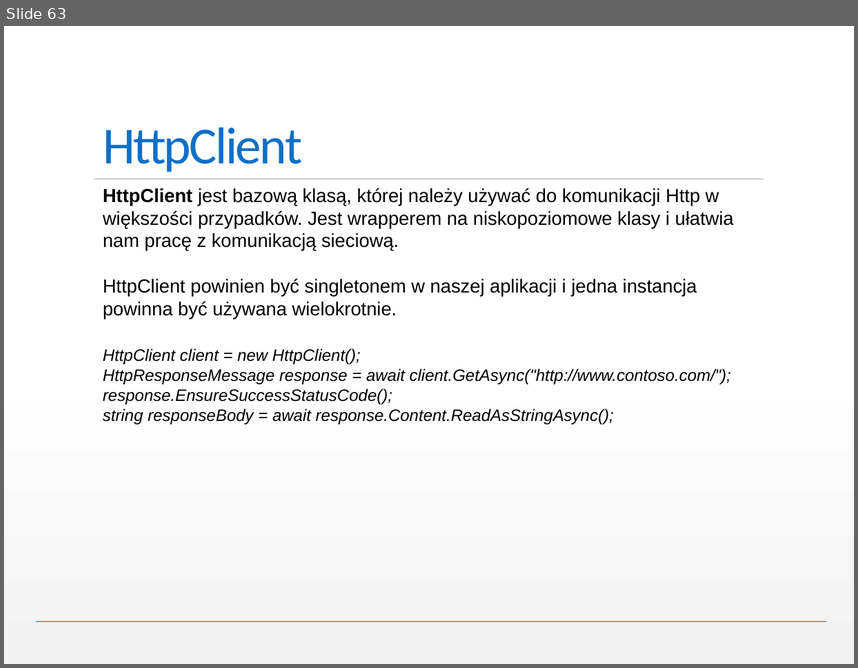
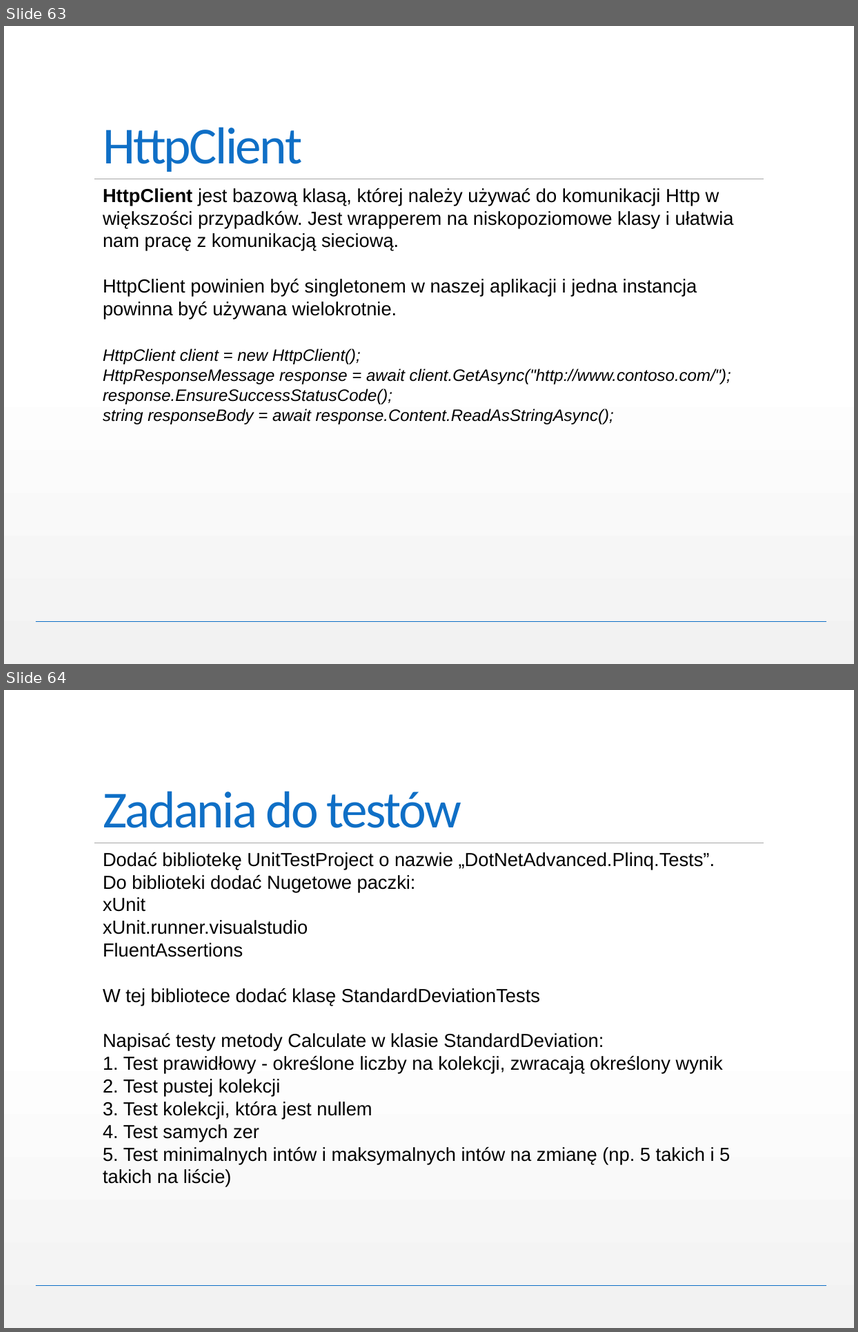
Before and after one commit to miloszzieba/.NetAdvanced, a slide deck: NET Framework Advanced.pptx. Shown one above the other, each under a label of ours: slide 63 before the commit, slides 63 and 64 after it. The pictures are 858x668 and 858x1332 pixels, drawn with LibreOffice and Linux fonts; fonts in the diff are those of the drawing. Boxes give left, top, right and bottom in pixels: in the first picture for what was removed or moved away, otherwise in the second. Text is boxed around its words. In the diff, an @@ line names an element or a change of style, - is before the commit and + after.

```diff
--- a/NET Framework Advanced.pptx
+++ b/NET Framework Advanced.pptx
@@ slide 64 added at [4, 690, 854, 1328], background gradient #FFFFFF to #F2F2F2; not listed: 2 template elements that a slide beside it also shows @@
@@ title added at [103, 791, 461, 828], 44 pt, text #0F6FC6 @@
+Zadania do testów
@@ text added at [103, 852, 730, 1187], 16 pt, text #000000 @@
+Dodać bibliotekę UnitTestProject o nazwie „DotNetAdvanced.Plinq.Tests”.
+Do biblioteki dodać Nugetowe paczki:
+xUnit
+xUnit.runner.visualstudio
+FluentAssertions
+W tej bibliotece dodać klasę StandardDeviationTests
+Napisać testy metody Calculate w klasie StandardDeviation:
+1. Test prawidłowy - określone liczby na kolekcji, zwracają określony wynik
+2. Test pustej kolekcji
+3. Test kolekcji, która jest nullem
+4. Test samych zer
+5. Test minimalnych intów i maksymalnych intów na zmianę (np. 5 takich i 5 takich na liście)
```
Also in this commit, not shown: 4 slides changed, 2 other slides added.
